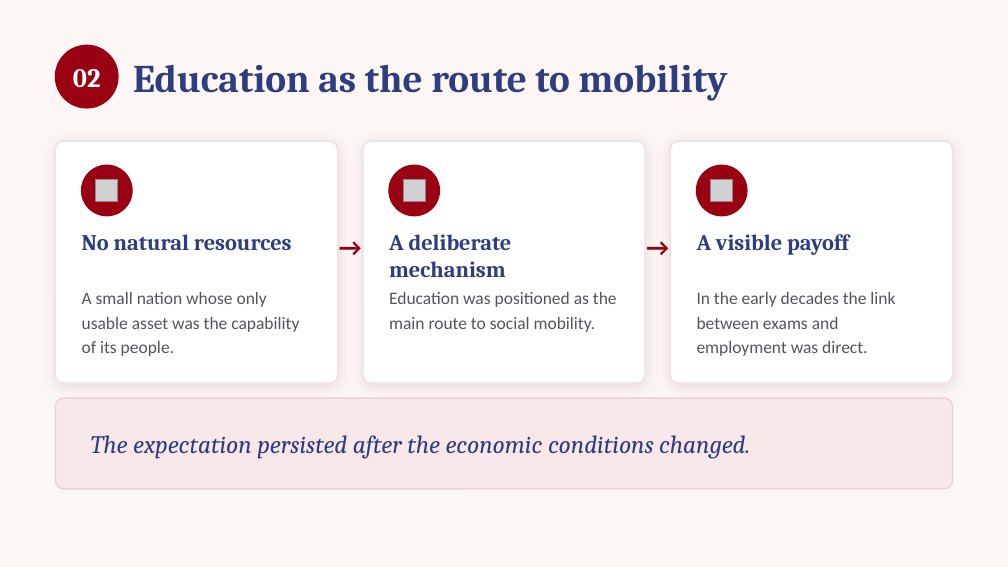
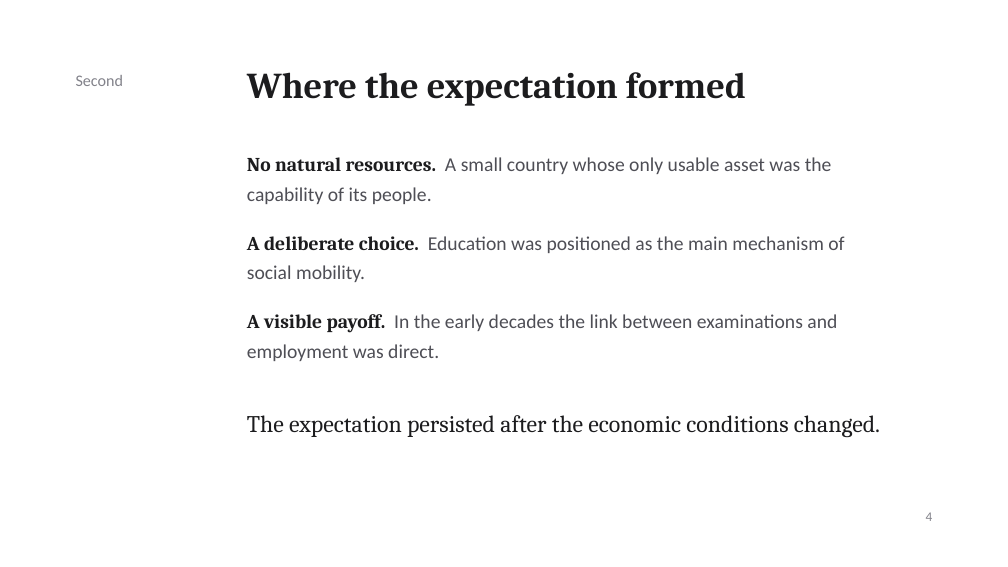
Before and after one commit to nomnomsnom/factor-extractor, a slide deck: slide 4 of slides/singapore-tuition-culture.pptx. Drawn at 1008x567 pixels with LibreOffice and Linux fonts; fonts in the diff are those of the drawing; grey boxes stand for pictures. Boxes give left, top, right and bottom in pixels: in the first picture for what was removed or moved away, otherwise in the second. Text is boxed around its words. In the diff, an @@ line names an element or a change of style, - is before the commit and + after.

```diff
--- a/slides/singapore-tuition-culture.pptx
+++ b/slides/singapore-tuition-culture.pptx
@@ background #FCF6F5 to #FFFFFF @@
@@ ellipse removed at (55, 45, 118, 108) @@
@@ text removed at (73, 69, 101, 87) @@
-02
@@ text added at (76, 75, 124, 86), 11.5 pt, text #82828A @@
+Second
@@ text removed at (133, 64, 728, 101) @@
-Education as the route to mobility
@@ text added at (247, 72, 746, 106), 26 pt, text #1C1C1E, bold @@
+Where the expectation formed
@@ rounded rectangle removed at (55, 141, 338, 383) @@
@@ rounded rectangle removed at (363, 141, 645, 383) @@
@@ rounded rectangle removed at (670, 141, 953, 383) @@
@@ ellipse removed at (82, 165, 132, 216) @@
@@ picture removed at (96, 179, 118, 202) @@
@@ text at (247, 157, 832, 204): text changed; size 12.5 to 14 pt; text colour #55545C to #4E4E55 @@
-A small nation whose only usable asset was the capability of its people.
+No natural resources. A small country whose only usable asset was the capability of its people.
@@ ellipse removed at (389, 165, 439, 216) @@
@@ picture removed at (403, 179, 425, 202) @@
@@ ellipse removed at (697, 165, 747, 216) @@
@@ picture removed at (711, 179, 733, 202) @@
@@ text removed at (82, 234, 292, 250) @@
-No natural resources
@@ text at (247, 236, 844, 282): text changed; size 12.5 to 14 pt; text colour #55545C to #4E4E55 @@
-Education was positioned as the main route to social mobility.
+A deliberate choice. Education was positioned as the main mechanism of social mobility.
@@ text removed at (339, 227, 362, 267) @@
-→
@@ text removed at (389, 234, 512, 277) @@
-A deliberate mechanism
@@ text removed at (646, 227, 669, 267) @@
-→
@@ text removed at (697, 234, 849, 255) @@
-A visible payoff
@@ text at (247, 314, 837, 361): text changed; size 12.5 to 14 pt; text colour #55545C to #4E4E55 @@
-In the early decades the link between exams and employment was direct.
+A visible payoff. In the early decades the link between examinations and employment was direct.
@@ rounded rectangle removed at (55, 398, 953, 489) @@
@@ text "The expectation persisted after the ...": place and size @@
-text "The expectation persisted after the ..." at (91, 435, 750, 459)
+text "The expectation persisted after the ..." at (247, 415, 880, 438)
@@ text "The expectation persisted after the ..." at (247, 415, 880, 438): size 18 to 17 pt, text colour #2F3C7E to #1C1C1E, italic off; line spacing 1 to 1.2; vertical alignment middle to top @@
@@ text added at (926, 512, 933, 521), 9.5 pt, text #82828A @@
+4
```
Also in this commit, not shown: 5 other slides changed, 1 slide added, 1 slide removed, 1 other file.
